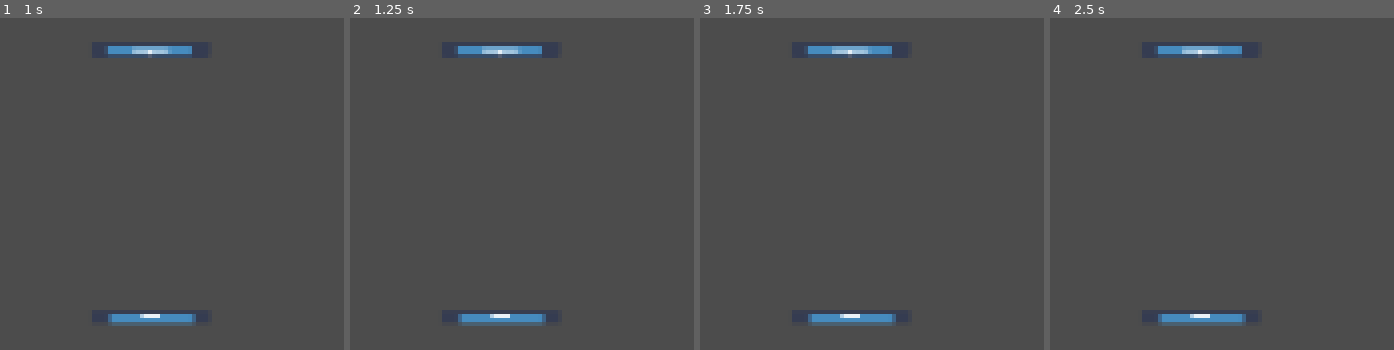
Above: before the commit, frames 1-4 (left to right).
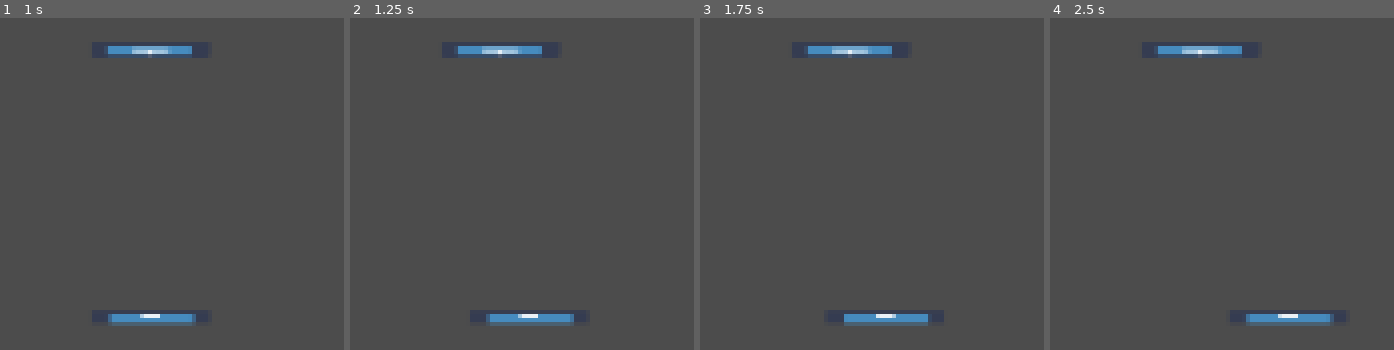
Above: after the commit, the same moments.

Repository: LDiazN/portal_breaker
Game: Godot game, scene res://Racket/test.tscn
Same seed, same stepped clock (60 frames per second), same inputs: the game is played once before the commit and once after it. The project has no main scene, so this scene is started directly. The engine's default icon, where the game draws it, is replaced by a stand-in: a white triangle on a blue panel in a dark square.
Inputs:
- Up to frame 1 (1 s): tap Enter at 0.5 s; hold D (b_racket_right) from 0.53 s (still down)
- Up to frame 2 (1.25 s): keep holding D (b_racket_right)
- Up to frame 3 (1.75 s): tap Space at 1.25 s; release D (b_racket_right) at 1.28 s; hold Down (ui_down) from 1.28 s (still down)
- Up to frame 4 (2.5 s): tap Enter at 2 s; release Down (ui_down) at 2.03 s; hold D (b_racket_right) from 2.03 s (still down)

Frame 1 is identical in both runs. In frame 2, 0.8% of the frame differs, in the area x 31-66%, y 89-93%; in frame 3, 0.8%; in frame 4, 1.8%, in the area x 31-83%, y 89-93%.

Commit message:
Fixed input detection

Diff:
--- a/portal_brick/Racket/Racket.tscn
+++ b/portal_brick/Racket/Racket.tscn
@@ -10,6 +10,7 @@
 
 [node name="Racket" type="Node2D"]
 script = ExtResource( 1 )
+_isTopOne = false
 
 [node name="Movement System" type="Node2D" parent="."]
 script = ExtResource( 2 )
--- a/portal_brick/Racket/RacketMovement.gd
+++ b/portal_brick/Racket/RacketMovement.gd
@@ -41,16 +41,18 @@
 # Just moves the racket
 func Move(velocity: Vector2):
 	var parent: Node2D = get_parent();
-	parent.global_position += velocity;
+	parent.position += velocity;
+	print(parent.position)
 
 func _process(delta):
+	#print(Input.is_action_pressed("b_racket_left"))
 	if (!isActive):
 		return;
 
 	_actualSpeed = 0;
-
 	# Receives top/bottom player input
 	if (!isTop):
+		print(Input.is_action_pressed("b_racket_left"))
 		if (Input.is_action_pressed("b_racket_left")):
 			_actualSpeed = -_speed
 		elif (Input.is_action_pressed("b_racket_right")):
@@ -60,8 +62,7 @@
 			_actualSpeed = -_speed
 		elif (Input.is_action_pressed("t_racket_right")):
 			_actualSpeed = _speed;
-
-	 Move(Vector2.RIGHT * _actualSpeed * delta);
+	Move(Vector2.RIGHT * _actualSpeed * delta);
 
 	# Keeps racket inside play area
 	# Maybe make a function
--- a/portal_brick/project.godot
+++ b/portal_brick/project.godot
@@ -25,16 +25,6 @@
 
 [input]
 
-b_racket_left={
-"deadzone": 0.5,
-"events": [ Object(InputEventKey,"resource_local_to_scene":false,"resource_name":"","device":0,"alt":false,"shift":false,"control":false,"meta":false,"command":false,"pressed":false,"scancode":65,"unicode":0,"echo":false,"script":null)
- ]
-}
-b_racket_right={
-"deadzone": 0.5,
-"events": [ Object(InputEventKey,"resource_local_to_scene":false,"resource_name":"","device":0,"alt":false,"shift":false,"control":false,"meta":false,"command":false,"pressed":false,"scancode":68,"unicode":0,"echo":false,"script":null)
- ]
-}
 t_racket_left={
 "deadzone": 0.5,
 "events": [ Object(InputEventKey,"resource_local_to_scene":false,"resource_name":"","device":0,"alt":false,"shift":false,"control":false,"meta":false,"command":false,"pressed":false,"scancode":16777231,"unicode":0,"echo":false,"script":null)
@@ -45,6 +35,16 @@
 "events": [ Object(InputEventKey,"resource_local_to_scene":false,"resource_name":"","device":0,"alt":false,"shift":false,"control":false,"meta":false,"command":false,"pressed":false,"scancode":16777233,"unicode":0,"echo":false,"script":null)
  ]
 }
+b_racket_right={
+"deadzone": 0.5,
+"events": [ Object(InputEventKey,"resource_local_to_scene":false,"resource_name":"","device":0,"alt":false,"shift":false,"control":false,"meta":false,"command":false,"pressed":false,"scancode":68,"unicode":0,"echo":false,"script":null)
+ ]
+}
+b_racket_left={
+"deadzone": 0.5,
+"events": [ Object(InputEventKey,"resource_local_to_scene":false,"resource_name":"","device":0,"alt":false,"shift":false,"control":false,"meta":false,"command":false,"pressed":false,"scancode":65,"unicode":0,"echo":false,"script":null)
+ ]
+}
 
 [rendering]
 
